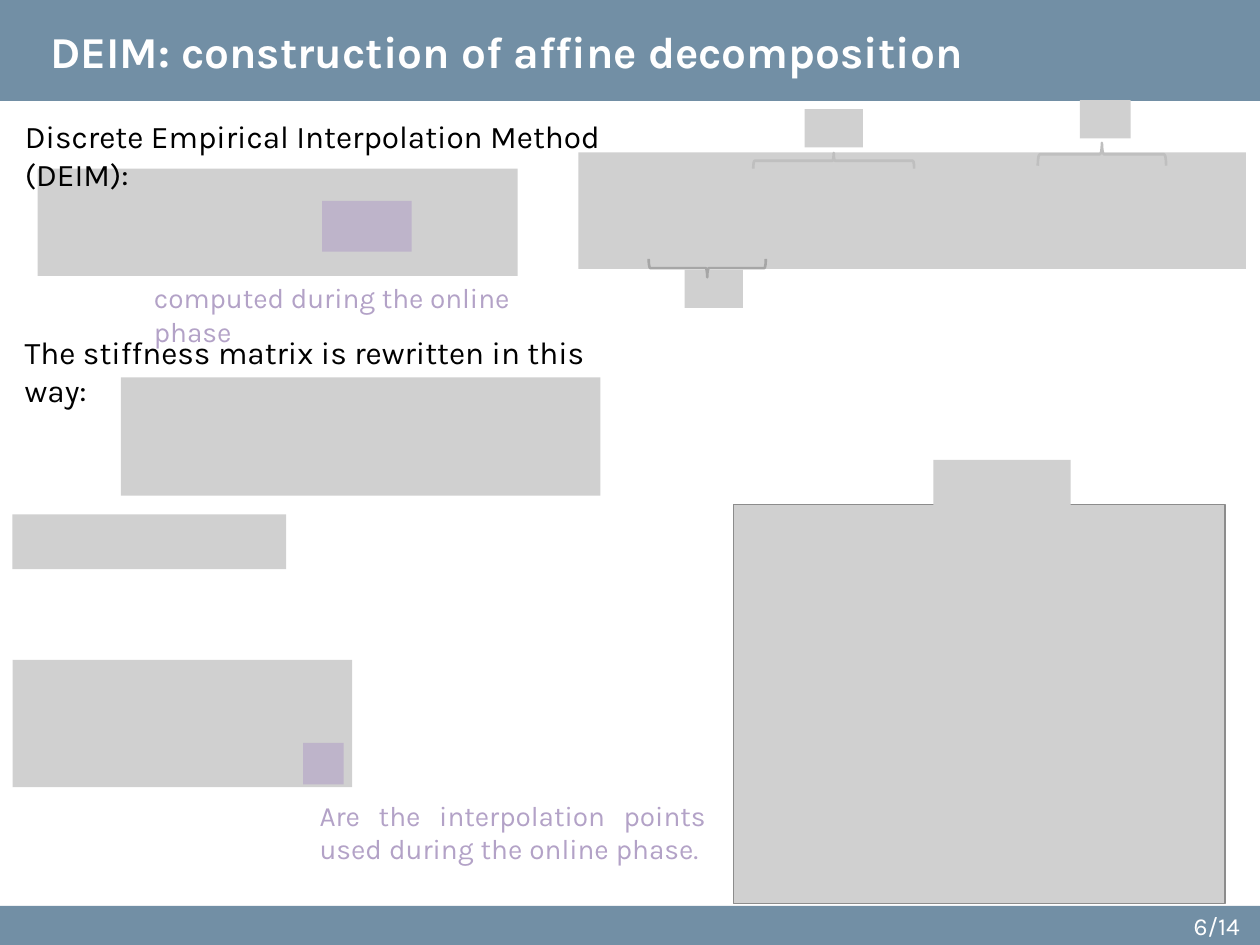
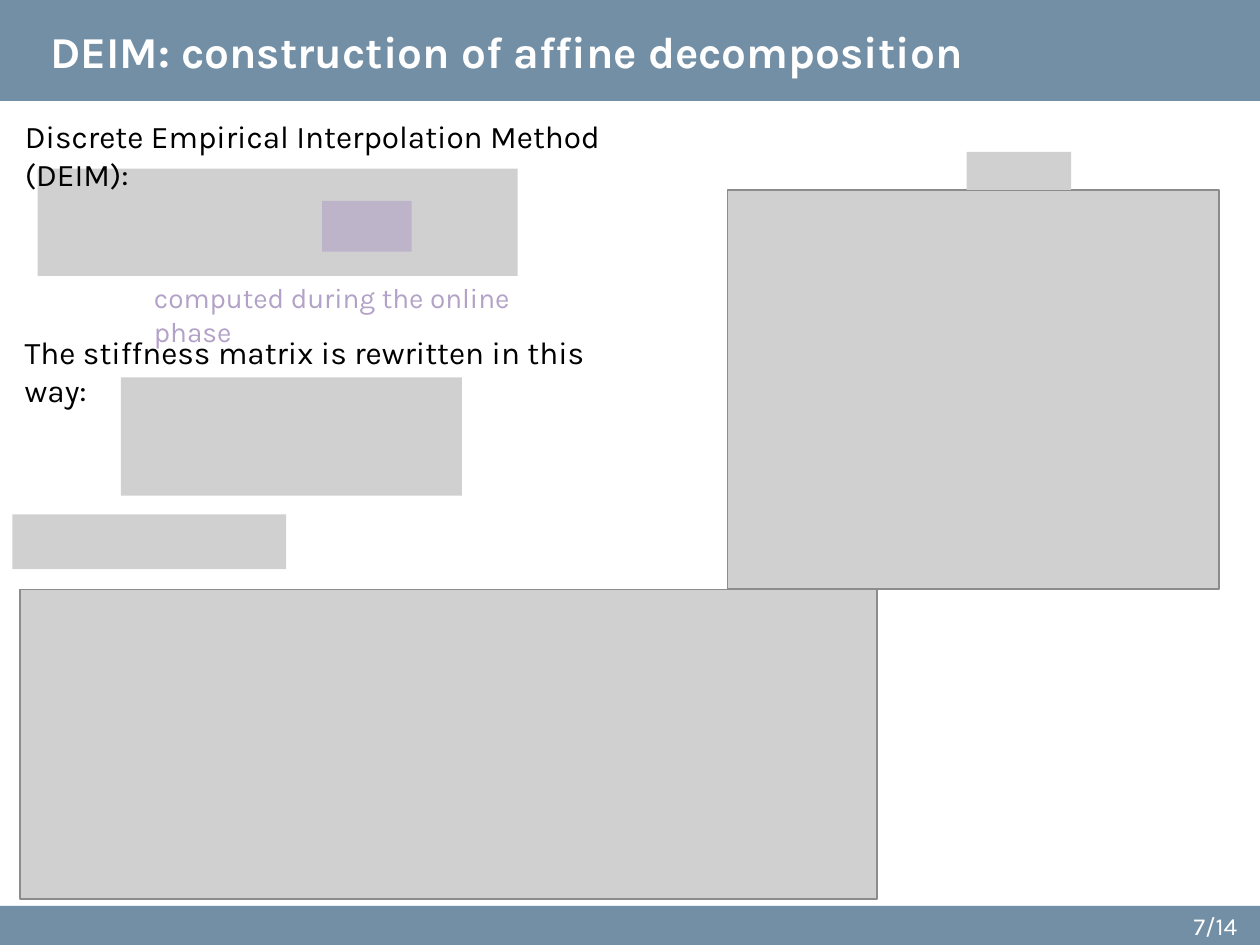
Before and after one commit to sciantix/sciantix-official, a slide deck: slide 7 of ROM updates 18 October 2024.pptx (slide 6 before the commit). Drawn at 1260x945 pixels with LibreOffice and Linux fonts; fonts in the diff are those of the drawing; grey boxes stand for pictures. Boxes give left, top, right and bottom in pixels: in the first picture for what was removed or moved away, otherwise in the second. Text is boxed around its words. In the diff, an @@ line names an element or a change of style, - is before the commit and + after.

```diff
--- a/ROM updates 18 October 2024.pptx
+++ b/ROM updates 18 October 2024.pptx
@@ picture removed at [805, 110, 863, 147] @@
@@ picture removed at [1080, 101, 1130, 139] @@
@@ right brace removed at [1038, 144, 1167, 166] @@
@@ picture removed at [578, 152, 1246, 268] @@
@@ right brace removed at [752, 154, 914, 169] @@
@@ picture added at [966, 151, 1071, 189] @@
@@ picture added at [727, 190, 1218, 590] @@
@@ right brace removed at [649, 258, 766, 277] @@
@@ picture removed at [684, 270, 742, 307] @@
@@ picture: place and size @@
-picture at [121, 378, 601, 496]
+picture at [121, 378, 462, 496]
@@ picture removed at [934, 460, 1071, 510] @@
@@ picture removed at [733, 505, 1225, 905] @@
@@ picture added at [20, 590, 877, 900] @@
@@ picture removed at [13, 660, 352, 788] @@
@@ rectangle removed at [304, 743, 344, 785] @@
@@ text removed at [320, 807, 706, 866] @@
-Are the interpolation points used during the online phase.
@@ page number at [1194, 917, 1238, 937]: text changed @@
-6/14
+7/14
```
Also in this commit, not shown: 8 other slides changed, 4 slides added, 2 slides removed, 37 other files.
